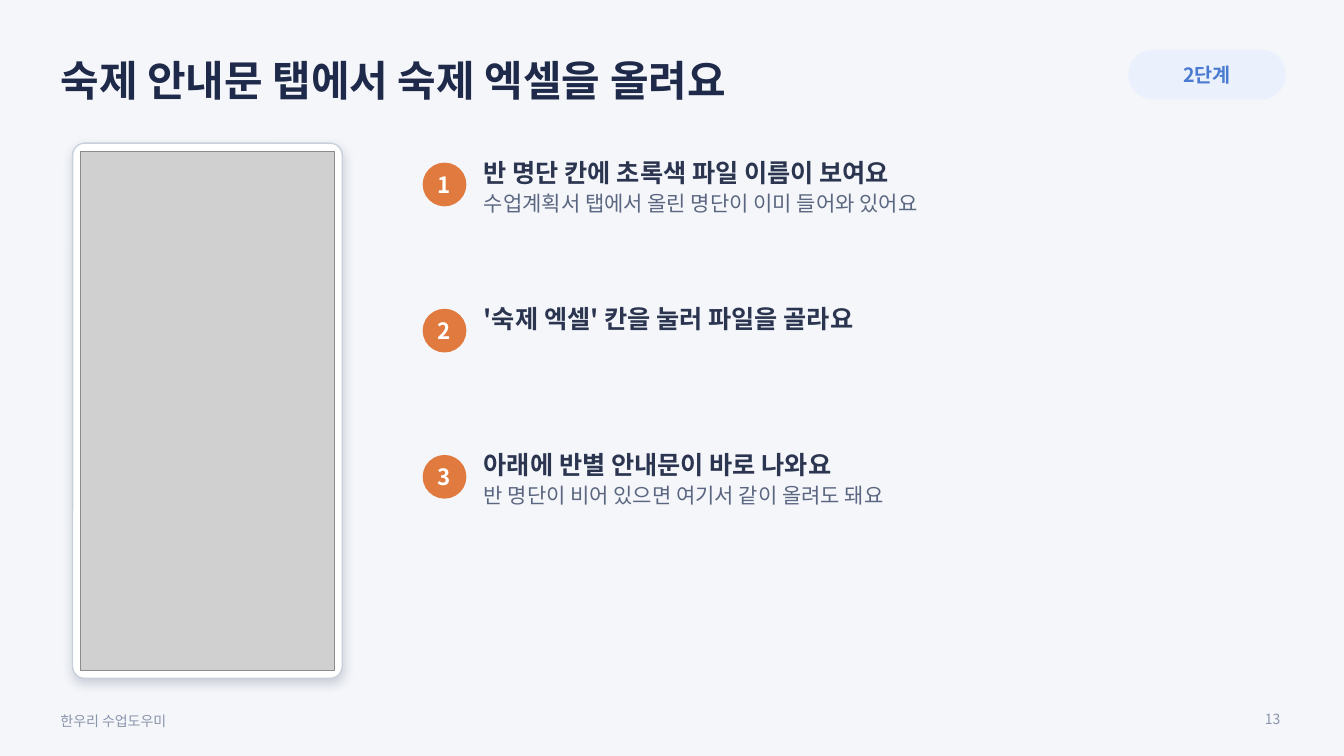
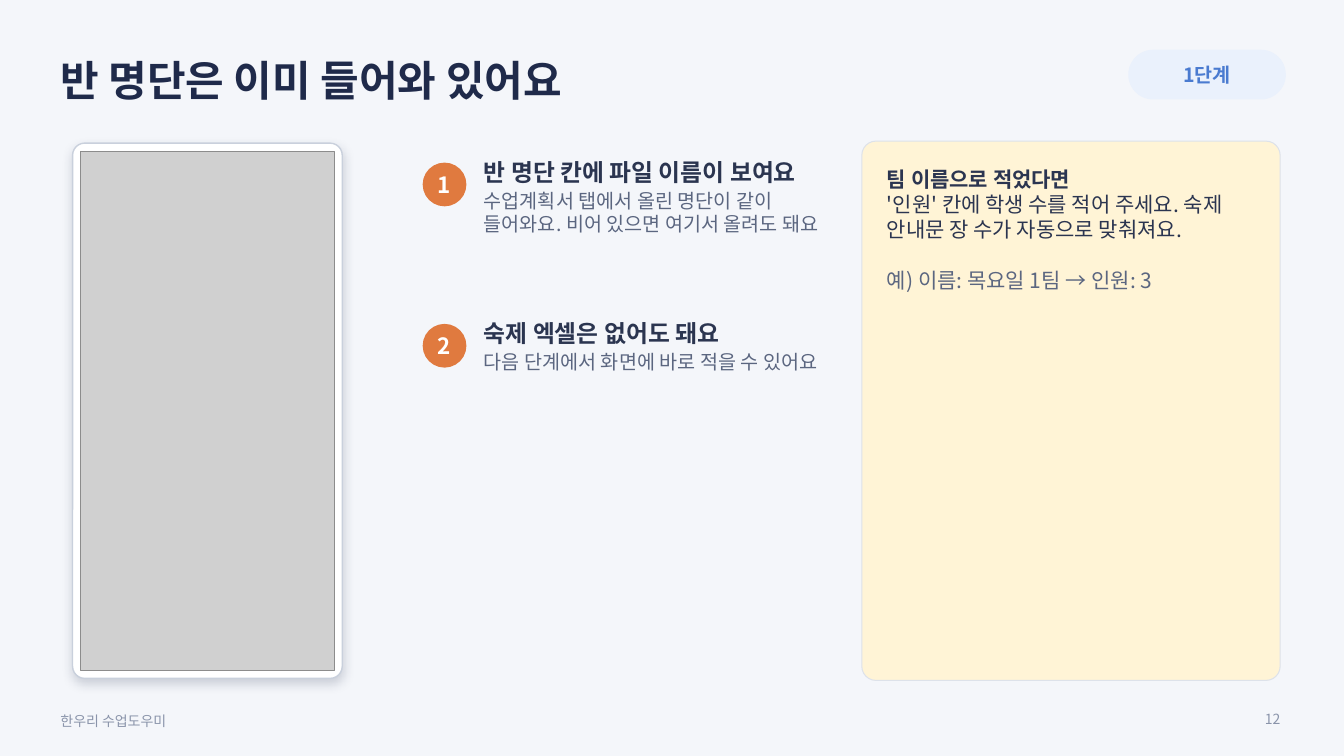
Before and after one commit to mijini164-ui/hanuri-homework-notice, a slide deck: slide 12 of forms/한우리_수업도우미_사용안내.pptx (slide 13 before the commit). Drawn at 1344x756 pixels with LibreOffice and Linux fonts; fonts in the diff are those of the drawing; grey boxes stand for pictures. Boxes give left, top, right and bottom in pixels: in the first picture for what was removed or moved away, otherwise in the second. Text is boxed around its words. In the diff, an @@ line names an element or a change of style, - is before the commit and + after.

```diff
--- a/forms/한우리_수업도우미_사용안내.pptx
+++ b/forms/한우리_수업도우미_사용안내.pptx
@@ title at (x1=60, y1=60, x2=562, y2=100): text changed @@
-숙제 안내문 탭에서 숙제 엑셀을 올려요
+반 명단은 이미 들어와 있어요
@@ text at (x1=1183, y1=65, x2=1231, y2=84): text changed @@
-2단계
+1단계
@@ rounded rectangle added at (x1=862, y1=141, x2=1280, y2=681), fill #FFF4D6, outline #DDE2EA 0.75 pt @@
@@ text at (x1=484, y1=161, x2=818, y2=233): text changed; size 15 to 14 pt @@
-반 명단 칸에 초록색 파일 이름이 보여요
-수업계획서 탭에서 올린 명단이 이미 들어와 있어요
+반 명단 칸에 파일 이름이 보여요
+수업계획서 탭에서 올린 명단이 같이 들어와요. 비어 있으면 여기서 올려도 돼요
@@ text added at (x1=887, y1=169, x2=1223, y2=292), 15 pt, text #2B3550 @@
+팀 이름으로 적었다면
+'인원' 칸에 학생 수를 적어 주세요. 숙제 안내문 장 수가 자동으로 맞춰져요.
+예) 이름: 목요일 1팀 → 인원: 3
@@ text "2" moved from (x1=438, y1=322, x2=451, y2=339) to (x1=438, y1=337, x2=451, y2=354) @@
@@ ellipse moved from (x1=423, y1=310, x2=466, y2=352) to (x1=423, y1=325, x2=466, y2=367) @@
@@ text at (x1=484, y1=322, x2=817, y2=371): text changed; size 18 to 14 pt; text colour #2B3550 to #5B6680; bold off @@
-'숙제 엑셀' 칸을 눌러 파일을 골라요
+숙제 엑셀은 없어도 돼요
+다음 단계에서 화면에 바로 적을 수 있어요
@@ ellipse removed at (x1=423, y1=456, x2=466, y2=498) @@
@@ text removed at (x1=438, y1=468, x2=451, y2=486) @@
-3
@@ text removed at (x1=484, y1=453, x2=884, y2=505) @@
-아래에 반별 안내문이 바로 나와요
-반 명단이 비어 있으면 여기서 같이 올려도 돼요
@@ page number at (x1=1265, y1=714, x2=1281, y2=724): text changed @@
-13
+12
```
Also in this commit, not shown: 11 other slides changed, 3 slides added, 2 slides removed.
